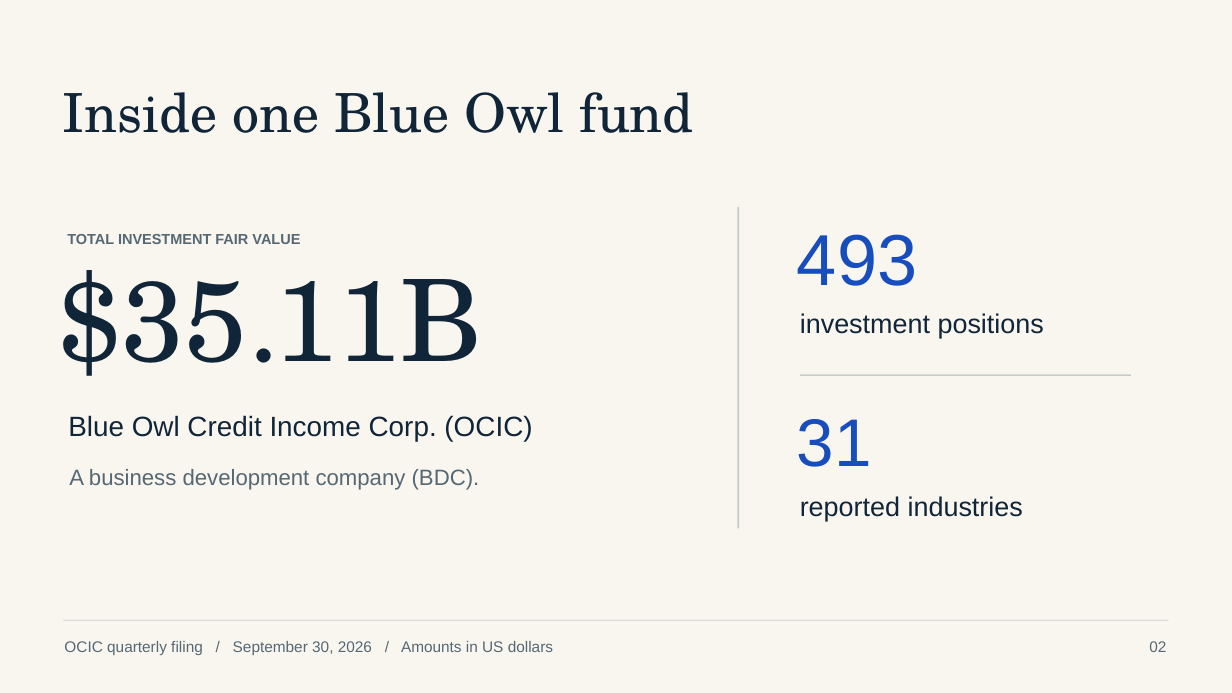
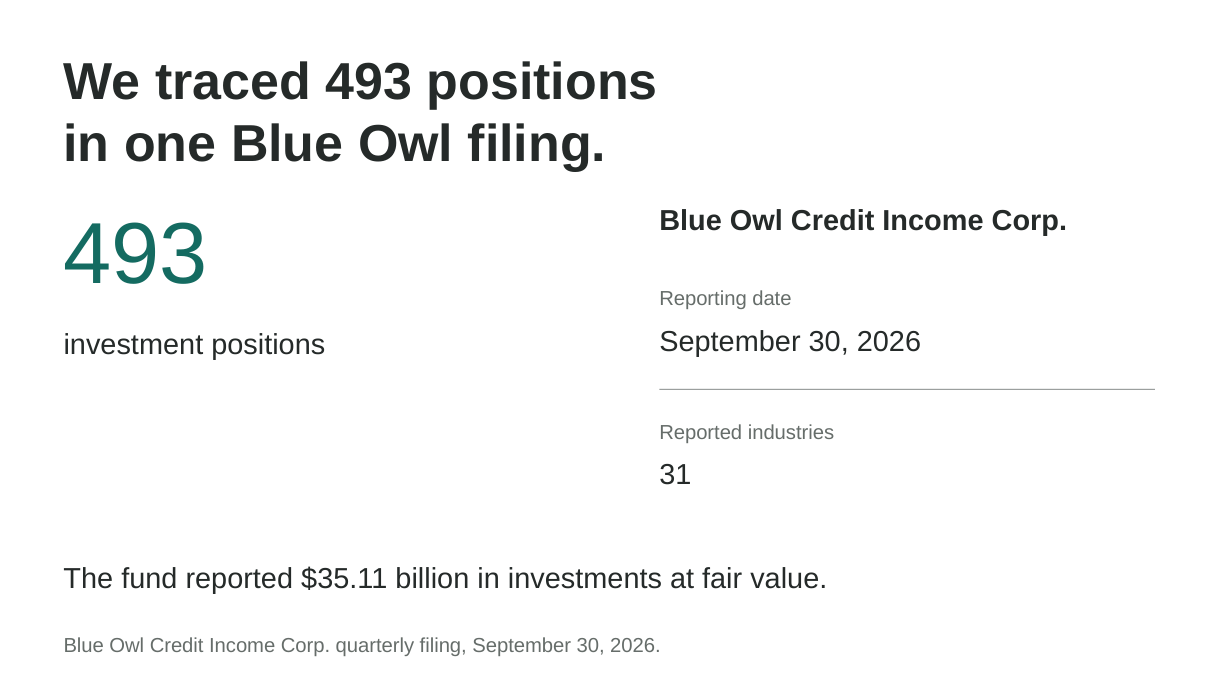
Before and after one commit to marcswartz/ivey-group7-portfolio, a slide deck: slide 2 of presentation.pptx. Drawn at 1232x693 pixels with LibreOffice and Linux fonts; fonts in the diff are those of the drawing. Boxes give left, top, right and bottom in pixels: in the first picture for what was removed or moved away, otherwise in the second. Text is boxed around its words. In the diff, an @@ line names an element or a change of style, - is before the commit and + after.

```diff
--- a/presentation.pptx
+++ b/presentation.pptx
@@ background #F8F6EF to #FFFFFF @@
@@ text "We traced 493 positions in ..." at bbox=[64, 61, 658, 171]: vertical alignment middle to top @@
@@ text at bbox=[64, 61, 658, 171]: text changed; size 42 to 40.5 pt; font TeX Gyre Schola to Arial; text colour #112539 to #252A29; bold on @@
-Inside one Blue Owl fund
+We traced 493 positions in one Blue Owl filing.
@@ text "493": place and size @@
-text "493" at bbox=[797, 234, 917, 286]
+text "493" at bbox=[63, 222, 207, 284]
@@ text "493" at bbox=[63, 222, 207, 284]: size 56.2 to 67.5 pt, text colour #184DBD to #146B61 @@
@@ text at bbox=[659, 209, 1067, 235]: text changed; size 21.8 to 22.5 pt; text colour #112539 to #252A29; bold on @@
-Blue Owl Credit Income Corp. (OCIC)
+Blue Owl Credit Income Corp.
@@ rectangle removed at bbox=[738, 207, 739, 529] @@
@@ text removed at bbox=[67, 234, 300, 244] @@
-TOTAL INVESTMENT FAIR VALUE
@@ text removed at bbox=[59, 270, 483, 376] @@
-$35.11B
@@ text added at bbox=[659, 290, 791, 309], 15.8 pt, text #666D6A @@
+Reporting date
@@ text "investment positions": place and size @@
-text "investment positions" at bbox=[800, 313, 1044, 338]
+text "investment positions" at bbox=[64, 333, 325, 360]
@@ text "investment positions" at bbox=[64, 333, 325, 360]: size 21 to 22.5 pt, text colour #112539 to #252A29 @@
@@ text added at bbox=[659, 330, 921, 356], 22.5 pt, text #252A29 @@
+September 30, 2026
@@ rectangle: place and size @@
-rectangle at bbox=[800, 374, 1131, 376]
+rectangle at bbox=[660, 389, 1155, 390]
@@ rectangle at bbox=[660, 389, 1155, 390]: fill #C6CBC8 to #666D6A @@
@@ text at bbox=[659, 424, 834, 443]: text changed; size 21 to 15.8 pt; text colour #112539 to #666D6A @@
-reported industries
+Reported industries
@@ text removed at bbox=[69, 469, 480, 490] @@
-A business development company (BDC).
@@ text "31": place and size @@
-text "31" at bbox=[797, 419, 872, 467]
+text "31" at bbox=[659, 464, 691, 485]
@@ text "31" at bbox=[659, 464, 691, 485]: size 52.5 to 22.5 pt, text colour #184DBD to #252A29 @@
@@ text added at bbox=[63, 566, 827, 593], 22.5 pt, text #252A29 @@
+The fund reported $35.11 billion in investments at fair value.
@@ rectangle removed at bbox=[64, 620, 1169, 621] @@
@@ text at bbox=[64, 637, 660, 656]: text changed; size 12 to 15.8 pt; text colour #566873 to #666D6A @@
-OCIC quarterly filing / September 30, 2026 / Amounts in US dollars
+Blue Owl Credit Income Corp. quarterly filing, September 30, 2026.
@@ text removed at bbox=[1149, 641, 1166, 652] @@
-02
```
Also in this commit, not shown: 3 other slides changed, 9 slides added, 9 slides removed, 18 other files.
